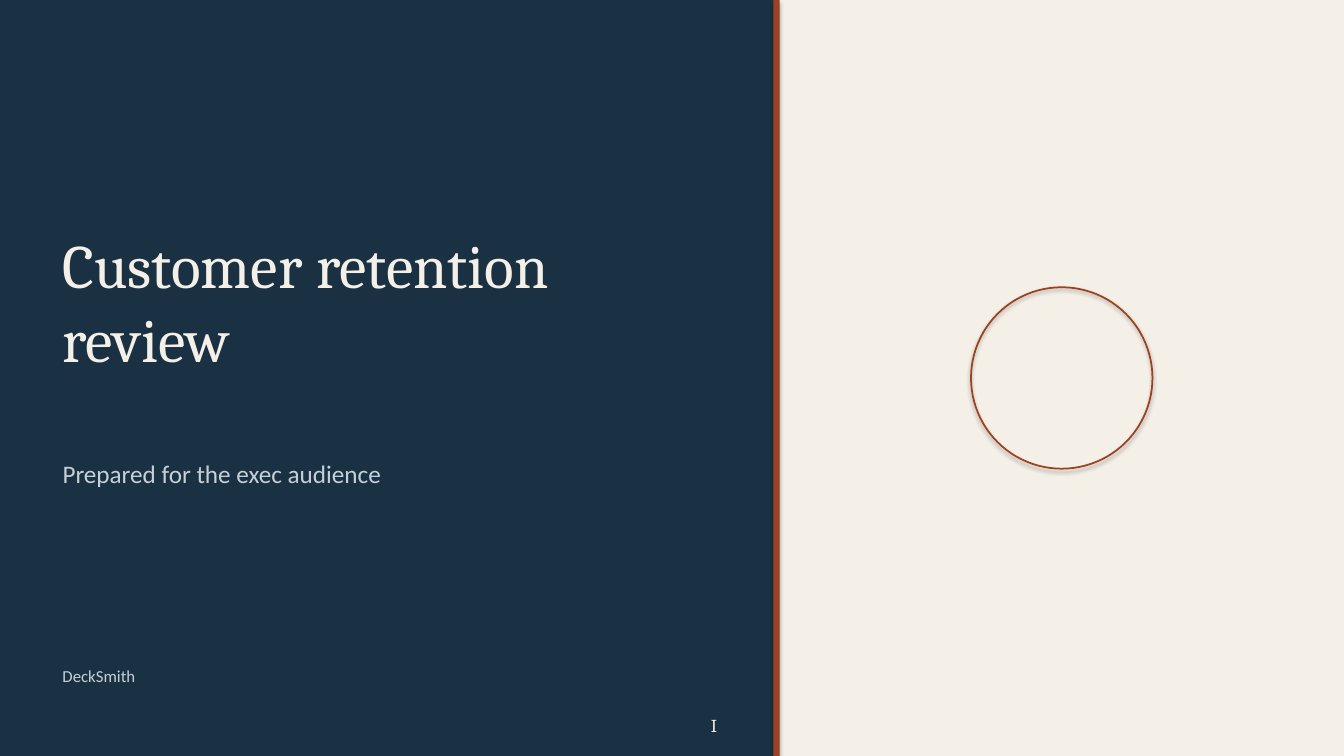
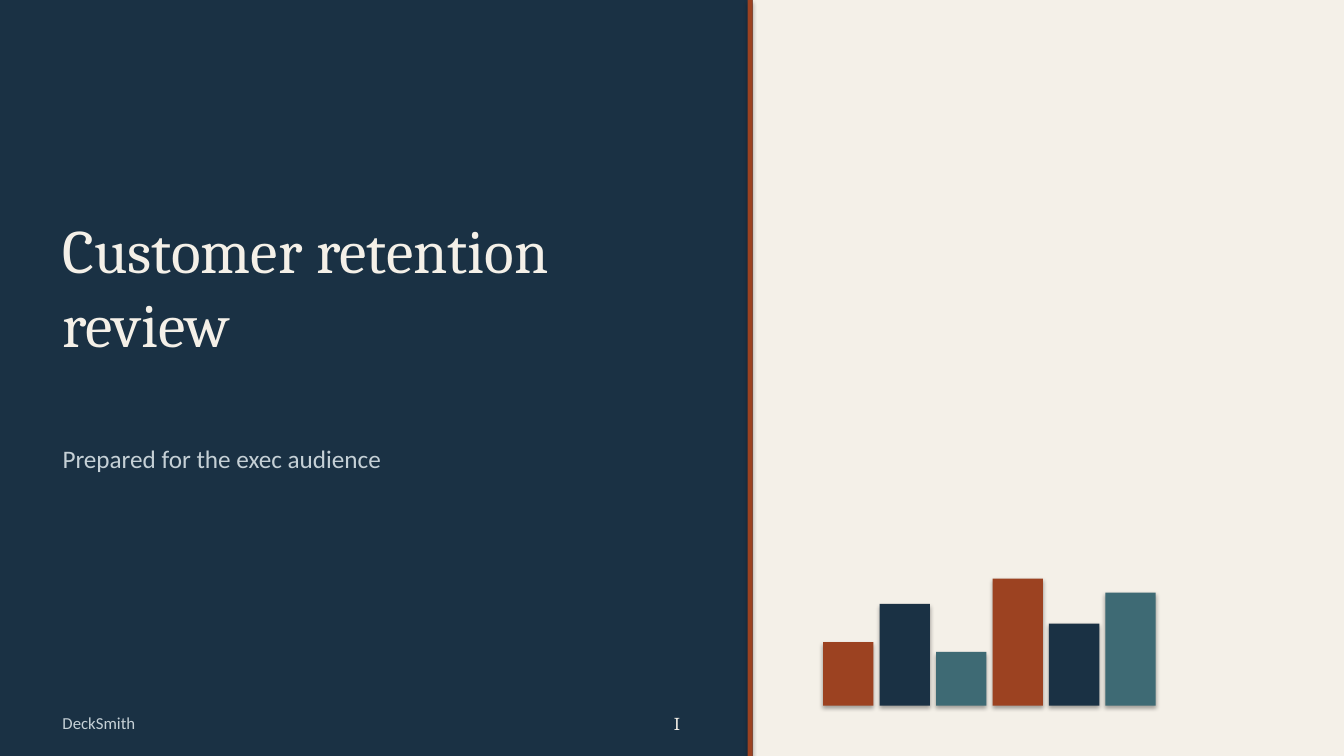
Before and after one commit to santoshshinde2012/deck-smith-local, a slide deck: slide 1 of docs/examples/sample-deck.pptx. Drawn at 1344x756 pixels with LibreOffice and Linux fonts; fonts in the diff are those of the drawing. Boxes give left, top, right and bottom in pixels: in the first picture for what was removed or moved away, otherwise in the second. Text is boxed around its words. In the diff, an @@ line names an element or a change of style, - is before the commit and + after.

```diff
--- a/docs/examples/sample-deck.pptx
+++ b/docs/examples/sample-deck.pptx
@@ rectangle: place and size @@
-rectangle at [773,0,779,756]
+rectangle at [748,0,753,756]
@@ rectangle: place and size @@
-rectangle at [779,0,1344,756]
+rectangle at [753,0,1344,756]
@@ text "Customer retention": place and size @@
-text "Customer retention" at [63,246,549,363]
+text "Customer retention" at [63,231,549,348]
@@ ellipse removed at [971,287,1152,469] @@
@@ text "Prepared for the exec audience": place and size @@
-text "Prepared for the exec audience" at [63,465,381,487]
+text "Prepared for the exec audience" at [63,450,381,472]
@@ rectangle added at [993,579,1044,706], fill #9C4221 @@
@@ rectangle added at [1106,593,1156,706], fill #3E6A74 @@
@@ rectangle added at [880,604,931,706], fill #1A3144 @@
@@ rectangle added at [1050,624,1100,706], fill #1A3144 @@
@@ rectangle added at [824,642,874,706], fill #9C4221 @@
@@ rectangle added at [937,652,987,706], fill #3E6A74 @@
@@ text "DeckSmith": place and size @@
-text "DeckSmith" at [62,670,135,682]
+text "DeckSmith" at [62,717,135,729]
@@ text "I": place and size @@
-text "I" at [711,720,717,732]
+text "I" at [674,718,680,730]
```
Also in this commit, not shown: 2 other slides changed, 27 other files.
